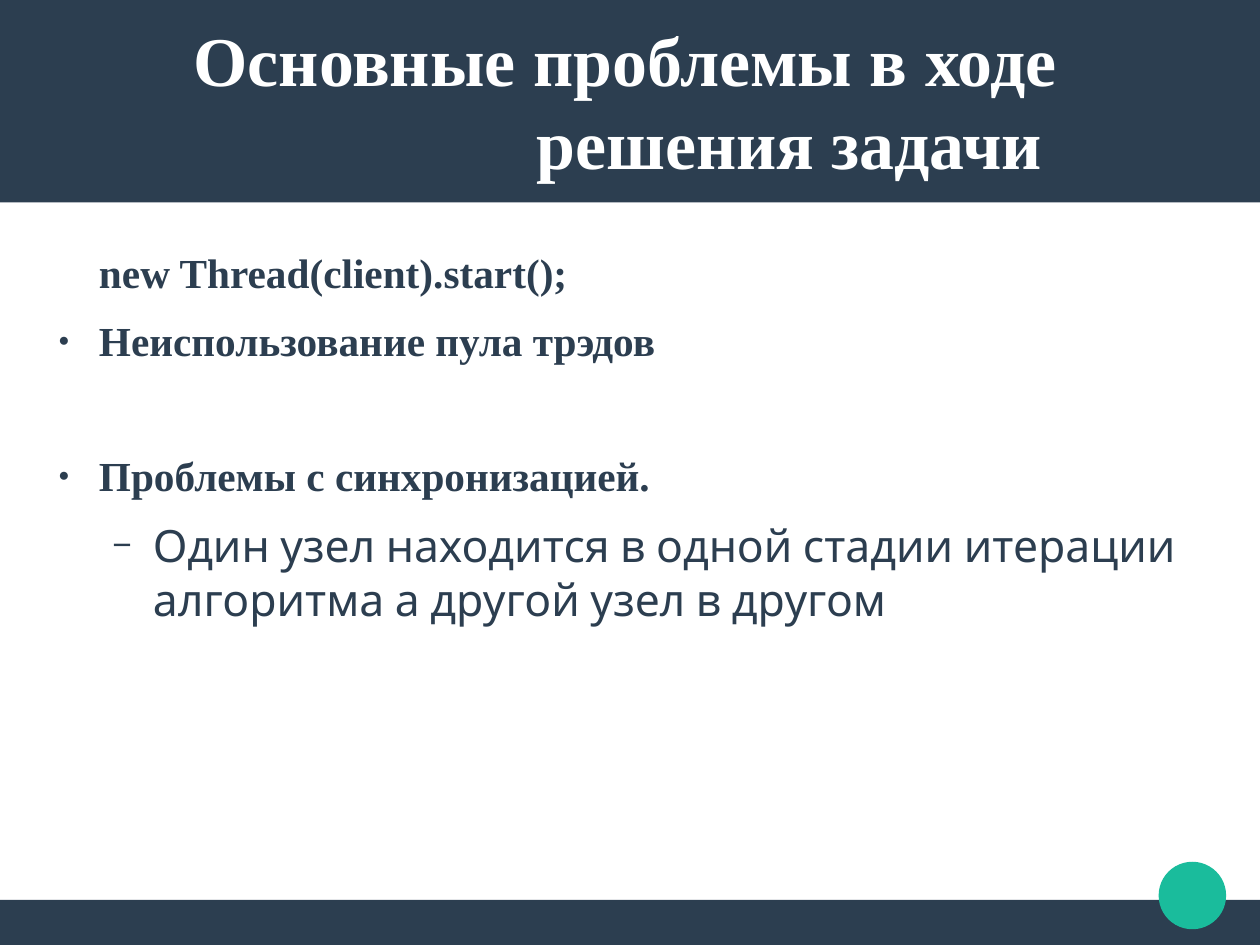
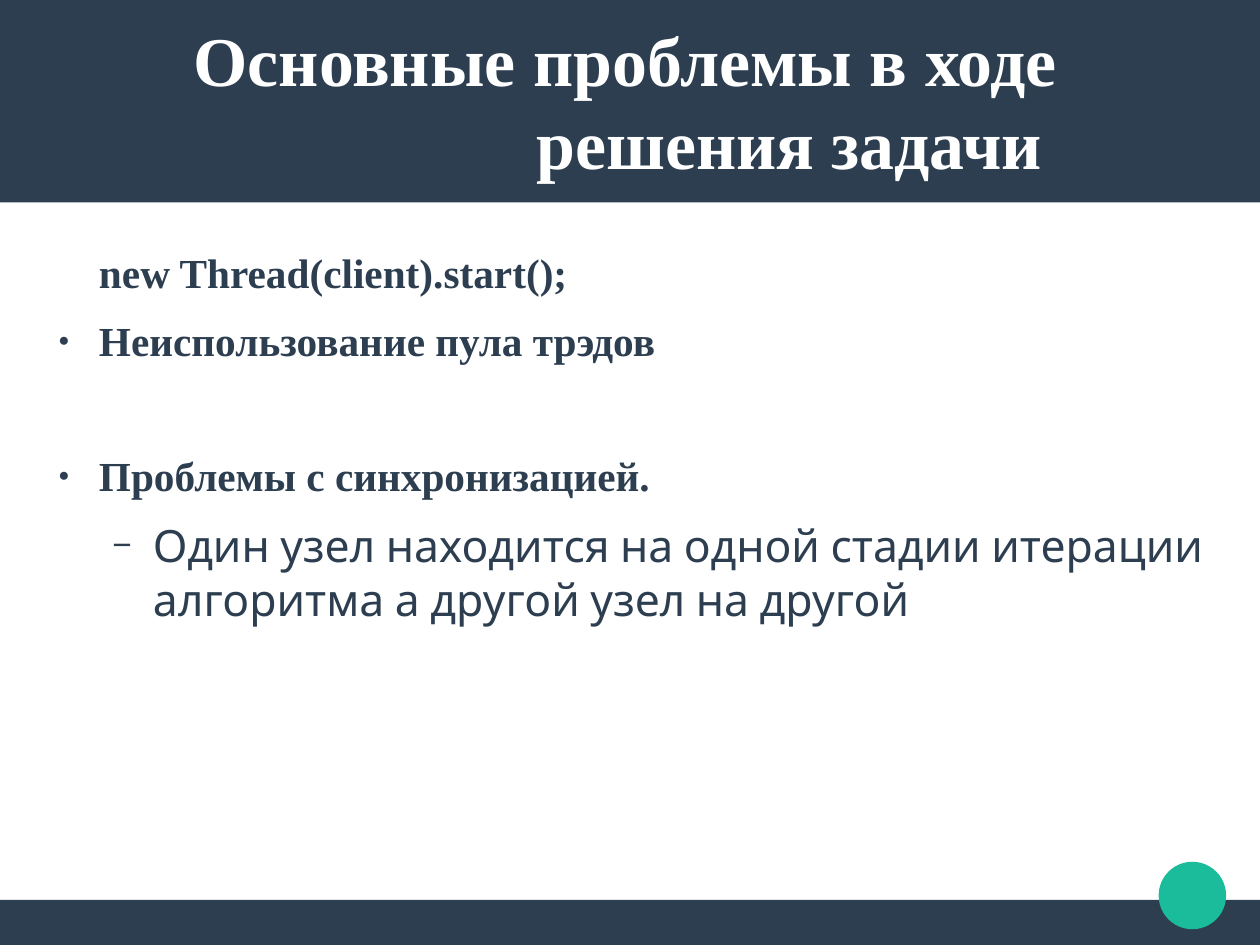
Before and after one commit to YorovSobir/second-semester-research, a slide deck: slide 8 of Untitled 1.odp. Drawn at 1260x945 pixels with LibreOffice and Linux fonts; fonts in the diff are those of the drawing. Boxes give left, top, right and bottom in pixels: in the first picture for what was removed or moved away, otherwise in the second. Text is boxed around its words. In the diff, an @@ line names an element or a change of style, - is before the commit and + after.

```diff
--- a/Untitled 1.odp
+++ b/Untitled 1.odp
@@ text at (153, 528, 1203, 627): text changed @@
-  − Один узел находится в одной стадии итерации алгоритма а другой узел в другом
+  − Один узел находится на одной стадии итерации алгоритма а другой узел на другой
```
Also in this commit, not shown: 1 other slide changed, 2 other files.
